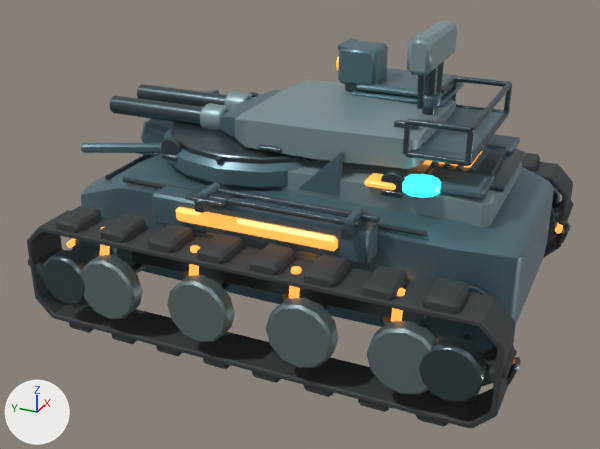
The FBX model unity/RogueCommandAssetAuthoring/Assets/RogueCommandExpansionSample/Models/SandlanceScout.fbx, before and after one commit.
One viewpoint serves both versions: a 50 mm camera at (-4.05, -1.74, 2.41) aimed at (-0.17, 0.01, 0.47). The lights are fixed; the arrows at lower left show +X, +Y and +Z. The picture after the commit comes second. Where no turn or scale is listed for an object, it has been applied to the vertices. Vertices at exactly the same position are counted once.

Script lines for the objects in view, before the commit:
```python
me_cube_062 = bpy.data.meshes.new('Cube.062')
me_cube_062.from_pydata(...)  # 1092 vertices, 1146 faces; spans x -0.22..1.79, y -1.29..1.26, z -0.43..0.65
me_cube_062.materials.append(mat_sandlance_signal_amber)  # orange #f99542, glowing orange #f99542
me_sandlancescout_deckvent_1_mesh_001 = bpy.data.meshes.new('SandlanceScout_DeckVent_1_Mesh.001')
me_sandlancescout_deckvent_1_mesh_001.from_pydata(...)  # 4892 vertices, 4826 faces; spans x -1.09..1.09, y -1.35..1.25, z 0.13..1.54
me_sandlancescout_deckvent_1_mesh_001.materials.append(mat_sandlance_gunmetal)  # greyish blue #4d5b61
me_tmp_scoutarmor_deck_mesh_002 = bpy.data.meshes.new('__tmp_ScoutArmor_Deck_Mesh.002')
me_tmp_scoutarmor_deck_mesh_002.from_pydata(...)  # 276 vertices, 264 faces; spans x -0.48..0.48, y -1.08..0.61, z 0.7..1.58
me_tmp_scoutarmor_deck_mesh_002.materials.append(mat_sandlance_light_armor)  # greyish cyan #869ea2
ob_sandlancescout_batch_sandlance_gunmetal = bpy.data.objects.new('SandlanceScout_Batch_Sandlance_Gunmetal', me_sandlancescout_deckvent_1_mesh_001)
ob_sandlancescout_batch_sandlance_gunmetal.location = (0.0, 0.0, 0.0)
ob_sandlancescout_batch_sandlance_light_armor = bpy.data.objects.new('SandlanceScout_Batch_Sandlance_Light_Armor', me_tmp_scoutarmor_deck_mesh_002)
ob_sandlancescout_batch_sandlance_light_armor.location = (0.0, 0.0, 0.0)
ob_sandlancescout_batch_sandlance_signal_amber = bpy.data.objects.new('SandlanceScout_Batch_Sandlance_Signal_Amber', me_cube_062)
ob_sandlancescout_batch_sandlance_signal_amber.location = (-0.785, -0.02, 0.71)
# also in view: 'SandlanceScout_Batch_Sandlance_Wheel_Metal' at (0.0, -0.1, 0.35); 'SandlanceScout_Batch_Sandlance_Armor' at (-0.02, 0.03, 0.79); 'SandlanceScout_Batch_Sandlance_Sensor_Glass' at (0.0, 0.14, 1.07); 'SandlanceScout_Batch_Sandlance_Tread' at (0.0, -0.05, 0.34)
```
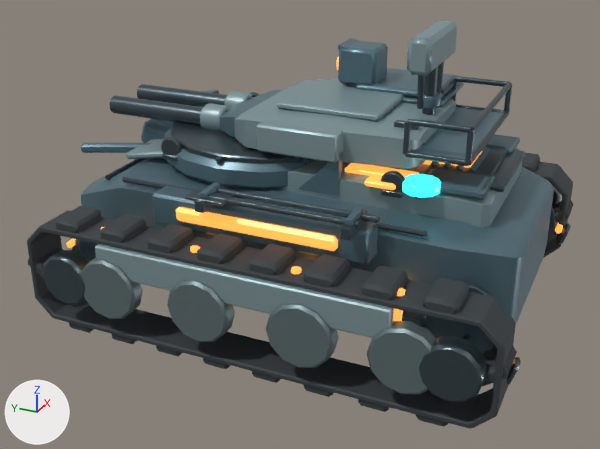
Where the newer file only moved an object's origin or applied its transform, the numbers keep the older frame.

Patch to the scene script:
```diff
--- a/unity/RogueCommandAssetAuthoring/Assets/RogueCommandExpansionSample/Models/SandlanceScout.fbx.py
+++ b/unity/RogueCommandAssetAuthoring/Assets/RogueCommandExpansionSample/Models/SandlanceScout.fbx.py
@@ me_cube_062 @@
 # used by ob_sandlancescout_batch_sandlance_signal_amber; location = (-0.785, -0.02, 0.71)
-me_cube_062.from_pydata(...)  # 1092 vertices, 1146 faces; spans x -0.22..1.79, y -1.29..1.26, z -0.43..0.65
+me_cube_062.from_pydata(...)  # 1140 vertices, 1198 faces; spans x -0.22..1.79, y -1.29..1.26, z -0.43..0.65
+# me_cube_062 part 1: a new loose piece of 24 vertices spanning x 0.38..0.48, y -0.68..-0.32, z 0.21..0.23, in mat_sandlance_signal_amber (orange #f99542, glowing orange #f99542)
+# other edits to the shape of me_cube_062 do not show in these pictures
 me_cube_062.materials.append(mat_sandlance_signal_amber)
@@ me_tmp_scoutarmor_deck_mesh_002 @@
 # used by ob_sandlancescout_batch_sandlance_light_armor; location = (0.0, 0.0, 0.0)
-me_tmp_scoutarmor_deck_mesh_002.from_pydata(...)  # 276 vertices, 264 faces; spans x -0.48..0.48, y -1.08..0.61, z 0.7..1.58
+me_tmp_scoutarmor_deck_mesh_002.from_pydata(...)  # 420 vertices, 420 faces; spans x -1.06..1.06, y -1.08..1.01, z 0.42..1.58
+# me_tmp_scoutarmor_deck_mesh_002 part 2: a new loose piece of 24 vertices spanning x -0.38..0.38, y 0.63..1.01, z 0.78..0.88, in mat_sandlance_light_armor (greyish cyan #869ea2)
+# me_tmp_scoutarmor_deck_mesh_002 part 3: a new loose piece of 24 vertices spanning x -0.27..0.27, y -0.46..0.1, z 1.15..1.19, in mat_sandlance_light_armor (greyish cyan #869ea2)
+# me_tmp_scoutarmor_deck_mesh_002 part 4: a new loose piece of 24 vertices spanning x -0.51..-0.41, y -0.34..0.1, z 1.0..1.14, in mat_sandlance_light_armor (greyish cyan #869ea2)
+# me_tmp_scoutarmor_deck_mesh_002 part 5: a new loose piece of 24 vertices spanning x -1.06..-1.01, y -0.82..0.74, z 0.42..0.58, in mat_sandlance_light_armor (greyish cyan #869ea2)
+# other edits to the shape of me_tmp_scoutarmor_deck_mesh_002 do not show in these pictures
 me_tmp_scoutarmor_deck_mesh_002.materials.append(mat_sandlance_light_armor)
```

Location of each change, (x1, y1, x2, y2) in pixels of the pictures (600 x 449 px):
'SandlanceScout_Batch_Sandlance_Light_Armor', reshaped (33% wider, 53% taller)
    before: (200, 20, 522, 228)
    after: (95, 20, 522, 338)
part 1 of me_cube_062, added (orange)
    after: (345, 163, 419, 177)
part 2 of me_tmp_scoutarmor_deck_mesh_002, added
    after: (126, 139, 164, 159)
part 3 of me_tmp_scoutarmor_deck_mesh_002, added
    after: (277, 79, 404, 121)
part 4 of me_tmp_scoutarmor_deck_mesh_002, added
    after: (256, 120, 344, 163)
part 5 of me_tmp_scoutarmor_deck_mesh_002, added
    after: (95, 244, 394, 338)
